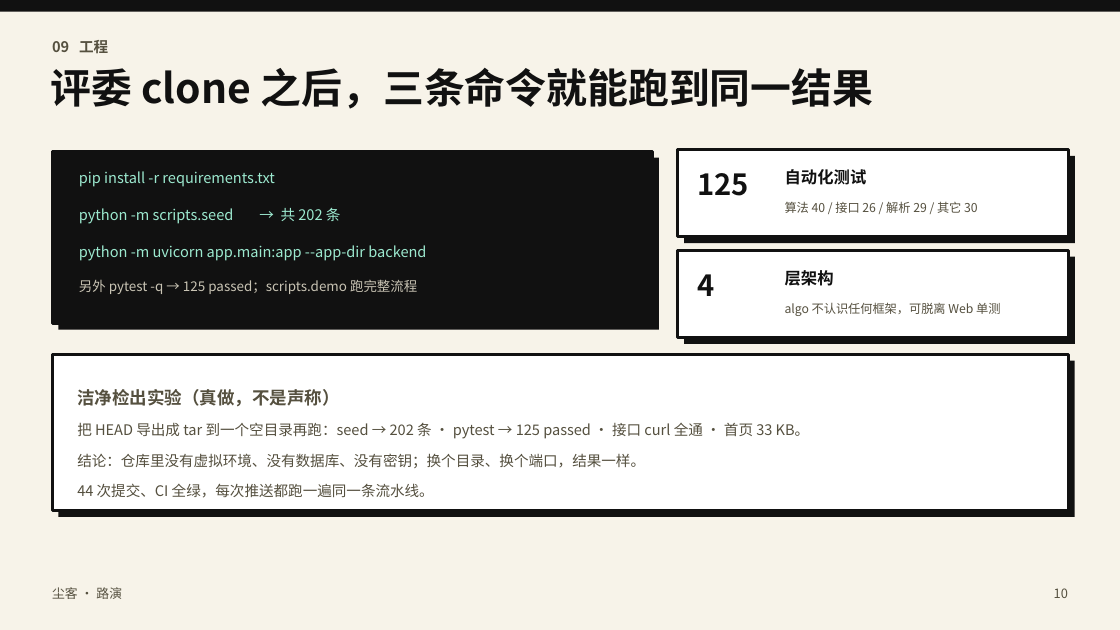
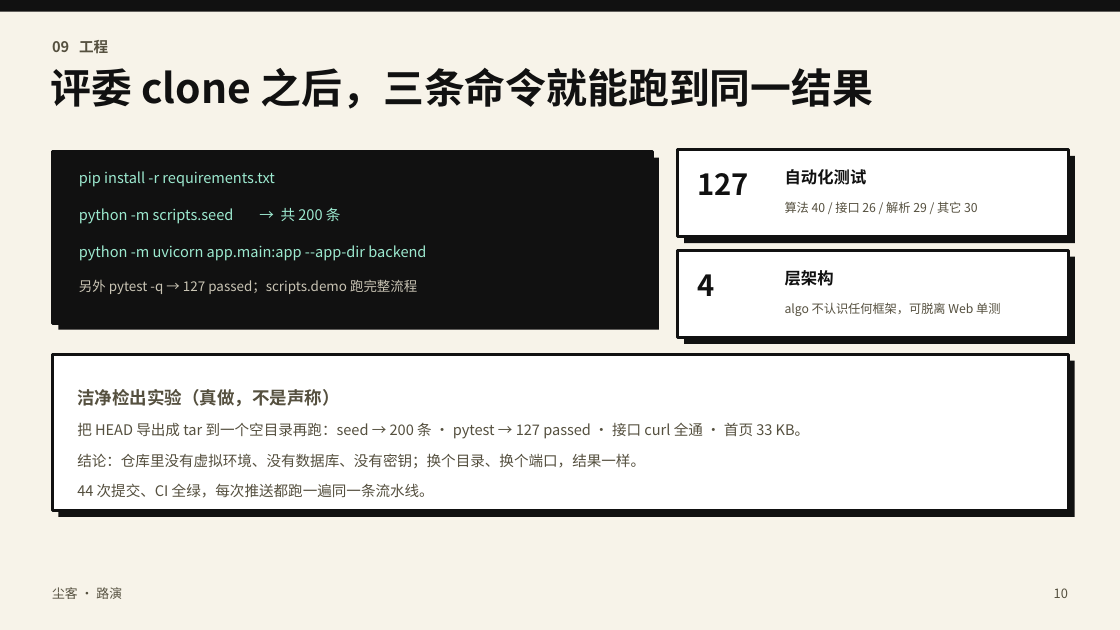
Before and after one commit to Chenk44/chenke, a slide deck: slide 10 of docs/尘客路演.pptx. Drawn at 1120x630 pixels with LibreOffice and Linux fonts; fonts in the diff are those of the drawing. Boxes give left, top, right and bottom in pixels: in the first picture for what was removed or moved away, otherwise in the second. Text is boxed around its words. In the diff, an @@ line names an element or a change of style, - is before the commit and + after.

```diff
--- a/docs/尘客路演.pptx
+++ b/docs/尘客路演.pptx
@@ text at (697, 173, 749, 195): text changed @@
-125
+127
@@ text at (79, 208, 341, 224): text changed @@
-python -m scripts.seed → 共 202 条
+python -m scripts.seed → 共 200 条
@@ text at (79, 280, 417, 294): text changed @@
-另外 pytest -q → 125 passed；scripts.demo 跑完整流程
+另外 pytest -q → 127 passed；scripts.demo 跑完整流程
@@ text at (77, 423, 810, 439): text changed @@
-把 HEAD 导出成 tar 到一个空目录再跑：seed → 202 条 · pytest → 125 passed · 接口 curl 全通 · 首页 33 KB。
+把 HEAD 导出成 tar 到一个空目录再跑：seed → 200 条 · pytest → 127 passed · 接口 curl 全通 · 首页 33 KB。
```
Also in this commit, not shown: 7 other slides changed, 1 other file.
